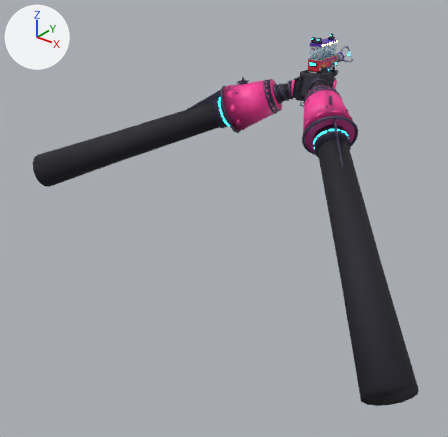
The glTF model art/models/claw_grabber.glb as it was, and as the next commit left it.
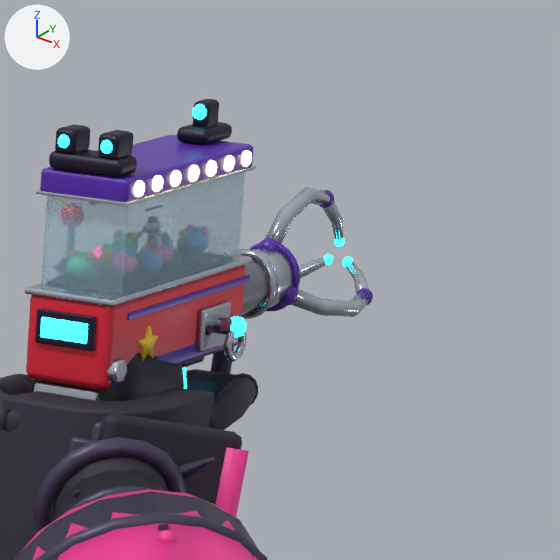
Old and new are each drawn whole from a 50 mm camera at (1.438, -2.505, 0.594) aimed at (-0.127, -0.548, -0.619) and again close up on the part from 68% to 84% of the width and 5% to 22% of the height. The lights are fixed; the arrows at upper left show +X, +Y and +Z. The first two pictures are the older version. Where no turn or scale is listed for an object, it has been applied to the vertices. Vertices at exactly the same position are counted once.

The scene before the commit, as lines of its bpy script (objects in view):
```python
me_armrkitbell = bpy.data.meshes.new('ArmRKitBell')
me_armrkitbell.from_pydata(...)  # 464 vertices, 920 faces; spans x 0.045..0.336, y -0.365..-0.07, z -0.226..0.05
# faces by material slot: [116, 804]
me_armrkitbell.materials.append(mat_cuff)
me_armrkitbell.materials.append(mat_gloveplate)
me_ironsightfront = bpy.data.meshes.new('IronSightFront')
me_ironsightfront.from_pydata(...)  # 146 vertices, 280 faces; spans x -0.011..0.011, y -0.017..0.017, z 0.0..0.024
# faces by material slot: [216, 64]
me_ironsightfront.materials.append(mat_gundark)
me_ironsightfront.materials.append(mat_cell)
me_shell = bpy.data.meshes.new('Shell')
me_shell.from_pydata(...)  # 4982 vertices, 9572 faces; spans x -0.046..0.053, y -0.107..0.163, z -0.209..0.093
me_shell.materials.append(mat_gundark)
me_shell.materials.append(mat_gunsteel)
me_shell.materials.append(mat_cell)
me_shell.materials.append(mat_gunpink)
me_shell.materials.append(mat_shell)
me_shell.materials.append(mat_trim)
me_shell.materials.append(mat_slotglow)
me_shell.materials.append(mat_bulbdim)
me_shell.materials.append(mat_plushmint)
me_shell.materials.append(mat_plushsun)
me_shell.materials.append(mat_plushpink)
me_shell.materials.append(mat_plushsky)
ob_armrkitbell = bpy.data.objects.new('ArmRKitBell', me_armrkitbell)
ob_armrkitbell.location = (0.0, -0.034, -0.1)
ob_ironsightfront = bpy.data.objects.new('IronSightFront', me_ironsightfront)
ob_ironsightfront.location = (0.0, 0.076, 0.093)
ob_shell = bpy.data.objects.new('Shell', me_shell)
ob_shell.location = (0.0, 0.0, 0.0)
# also in view: 'ArmRKitGauntlet' at (0.14, -0.161, -0.169); 'Prong0' at (0.0, 0.214, 0.024); 'IronSightRear' at (0.0, -0.055, 0.105); 'Claw' at (0.0, 0.164, -0.003); 'Prong2' at (0.023, 0.214, -0.017)
```
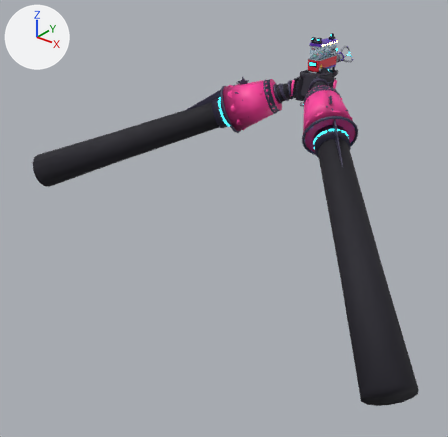
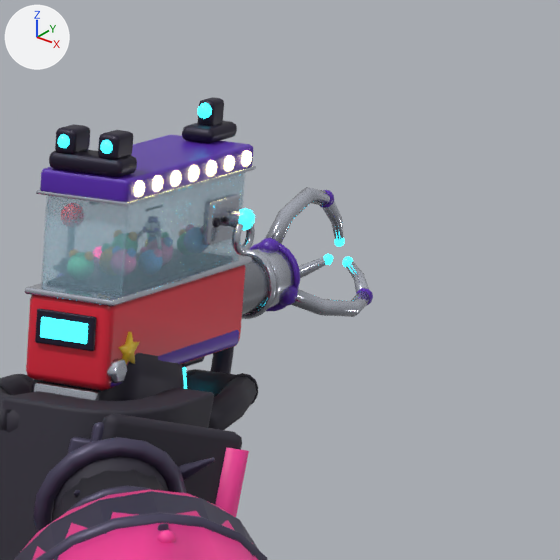
The change, as a list of edits to the scene's bpy script:
```text
Change me_shell:
    used by ob_shell; location = (0.0, 0.0, 0.0)
    remove me_shell.from_pydata(...)  # 4982 vertices, 9572 faces; spans x -0.046..0.053, y -0.107..0.163, z -0.209..0.093
    add me_shell.from_pydata(...)  # 4890 vertices, 9396 faces; spans x -0.046..0.053, y -0.107..0.163, z -0.209..0.093
    me_shell part 1: the loose piece of 84 vertices spanning x 0.032..0.036, y 0.034..0.04, z -0.013..-0.007 is moved by (0.0, 0.0, 0.064)
    me_shell part 2: the loose piece of 56 vertices spanning x 0.028..0.034, y 0.031..0.065, z -0.023..0.003 is moved by (0.0, 0.0, 0.064)
    me_shell part 3: the loose piece of 56 vertices spanning x 0.027..0.049, y 0.042..0.054, z -0.013..-0.003 is moved by (0.0, 0.0, 0.064)
    me_shell part 4: the loose piece of 70 vertices spanning x 0.045..0.049, y 0.037..0.059, z -0.029..-0.007 is moved by (0.0, 0.0, 0.064)
    me_shell part 5: the loose piece of 34 vertices spanning x 0.041..0.053, y 0.042..0.054, z -0.015..-0.002 is moved by (0.0, 0.0, 0.064)
    me_shell part 6: the loose piece of 8 vertices spanning x 0.029..0.03, y -0.052..0.092, z 0.01..0.014 is deleted
    me_shell part 7: 711 kept faces spanning x -0.032..0.035, y -0.071..0.092, z -0.178..0.092 get new vertex colours
    other edits to the shape of me_shell do not show in these pictures
Change ob_ironsightfront:
    ob_ironsightfront.location: (0.0, 0.076, 0.093) -> (0.0, 0.082, 0.093)
```

Boxes (x1, y1, x2, y2) around the edits, measured in the close-ups (560 x 560 px; the box of a moved part takes in the faces that stretch with it):
'IronSightFront', moved: before (177, 99, 232, 145); after (182, 97, 237, 144)
part 1 of me_shell, moved or reshaped: before (205, 325, 212, 335); after (214, 218, 220, 228)
part 2 of me_shell, moved or reshaped: before (195, 301, 231, 353); after (202, 194, 239, 245)
part 3 of me_shell, moved or reshaped: before (212, 315, 234, 335); after (220, 207, 242, 227)
part 4 of me_shell, moved or reshaped: before (224, 331, 246, 362); after (232, 223, 255, 255)
part 5 of me_shell, moved or reshaped: before (230, 316, 246, 338); after (239, 208, 255, 230)
part 6 of me_shell, deleted (purple): before (127, 275, 250, 320)
part 7 of me_shell, recoloured: (116, 184, 244, 365) in both
